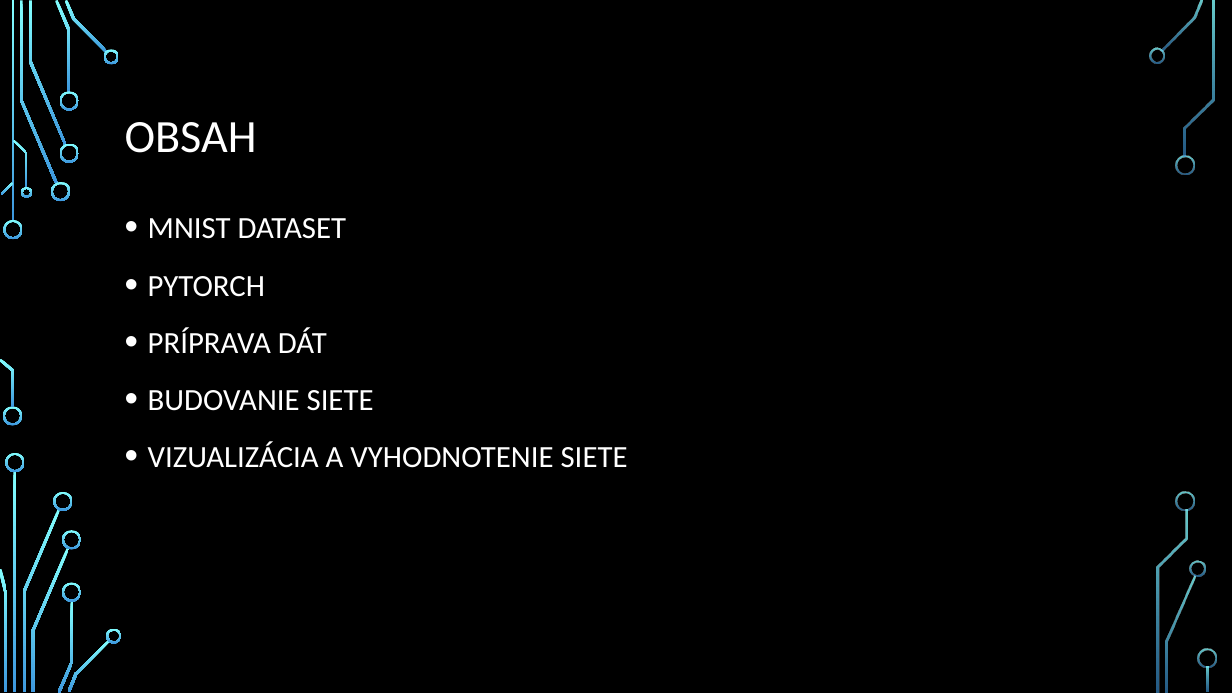
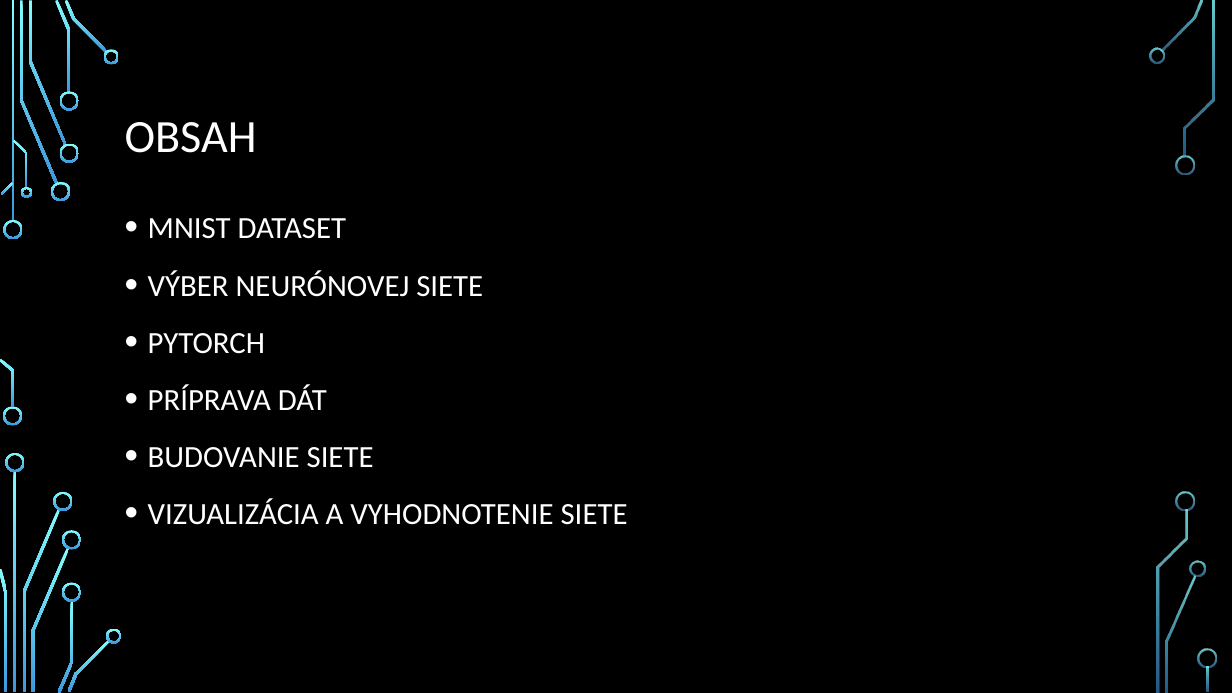
Before and after one commit to livi83/MNIST, a slide deck: slide 2 of prezentacia.pptx. Drawn at 1232x693 pixels with LibreOffice and Linux fonts; fonts in the diff are those of the drawing; background and template pictures are left out. Boxes give left, top, right and bottom in pixels: in the first picture for what was removed or moved away, otherwise in the second. Text is boxed around its words. In the diff, an @@ line names an element or a change of style, - is before the commit and + after.

```diff
--- a/prezentacia.pptx
+++ b/prezentacia.pptx
@@ text at [148,270,483,297]: paragraph added @@
+• VÝBER NEURÓNOVEJ SIETE
```
Also in this commit, not shown: 2 other slides changed, 3 slides added, 1 other file.
